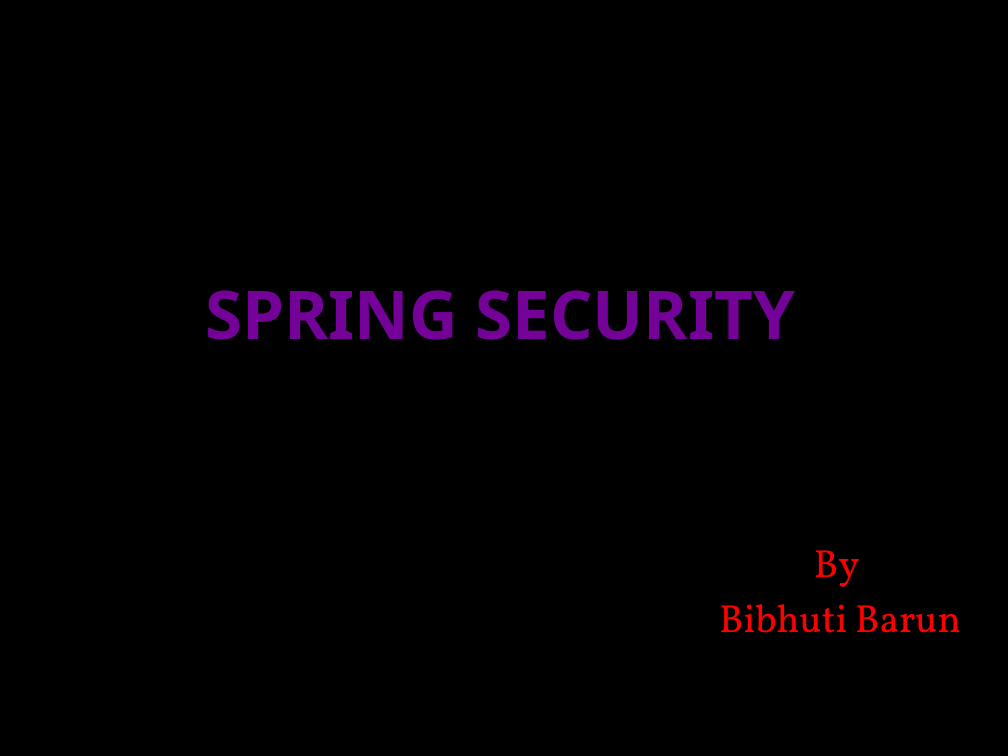
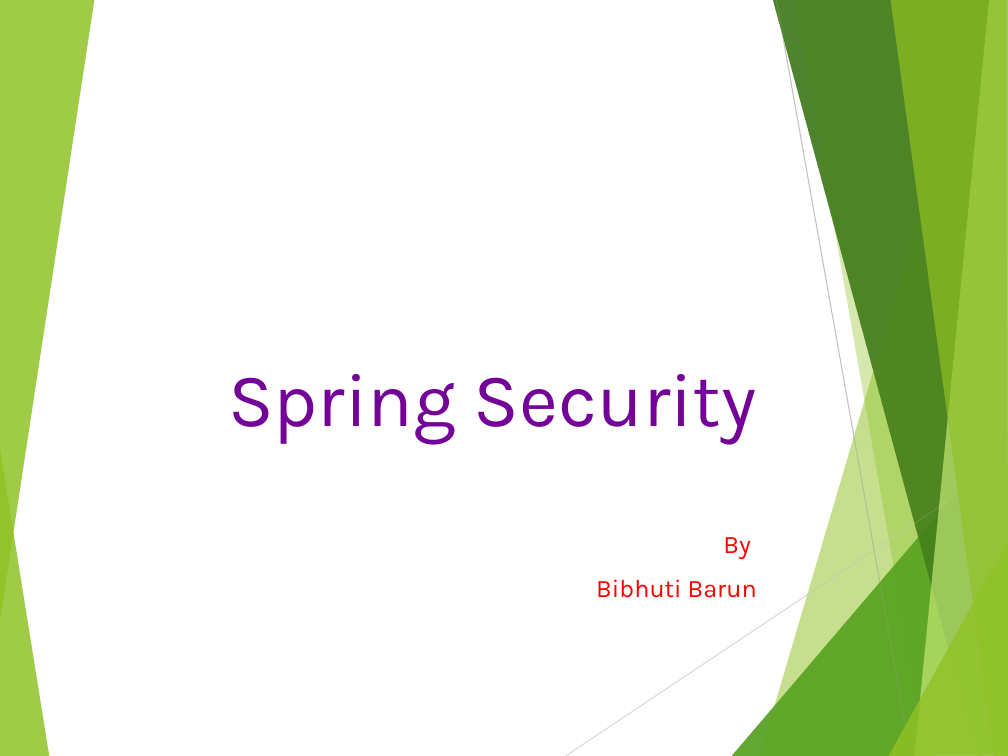
Before and after one commit to jokersingh/SPRING_SECURITY, a slide deck: slide 1 of SPRING_SECURITY/doc/Spring Security.pptx. Drawn at 1008x756 pixels with LibreOffice and Linux fonts; fonts in the diff are those of the drawing; background and template pictures are left out. Boxes give left, top, right and bottom in pixels: in the first picture for what was removed or moved away, otherwise in the second. Text is boxed around its words. In the diff, an @@ line names an element or a change of style, - is before the commit and + after.

Commit message:
ppt layout change

```diff
--- a/SPRING_SECURITY/doc/Spring Security.pptx
+++ b/SPRING_SECURITY/doc/Spring Security.pptx
@@ background picture (left out) to #FFFFFF @@
@@ group added at [0, 0, 1008, 756]: 8 freeform shapes, 2 lines @@
@@ title at [228, 374, 757, 444]: text changed; size 48 to 54 pt; font Noto Sans to Karla; bold off @@
-SPRING SECURITY
+Spring Security
@@ subtitle "By": place and size @@
-subtitle "By" at [719, 550, 961, 633]
+subtitle "By" at [596, 537, 757, 598]
@@ subtitle "By" at [596, 537, 757, 598]: size 28 to 18 pt, font Vollkorn to Karla; alignment centre to right; more space between paragraphs @@
@@ group added at [0, 0, 1008, 756]: 8 freeform shapes @@
```
Also in this commit, not shown: 6 other slides changed.
